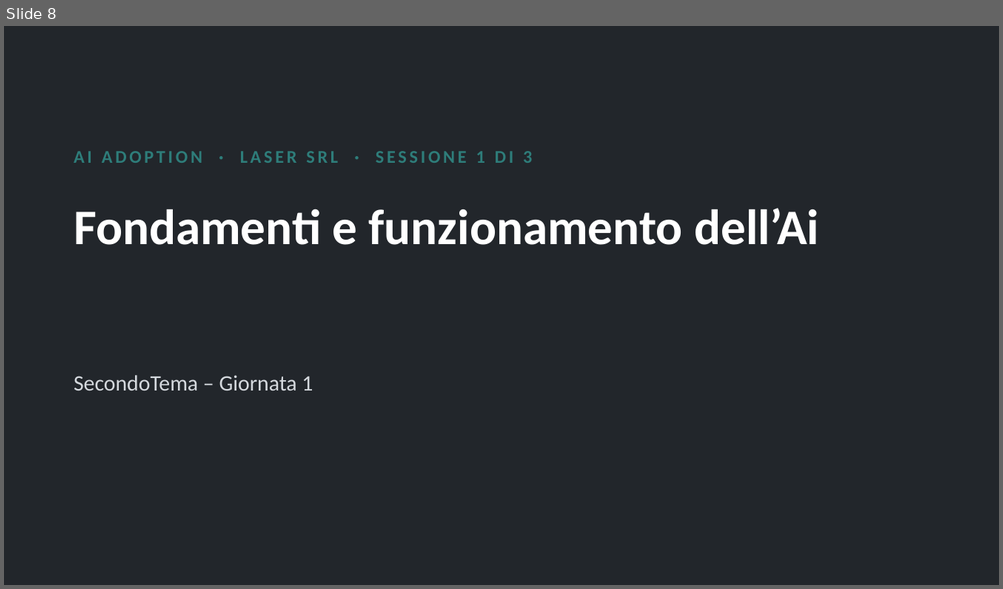
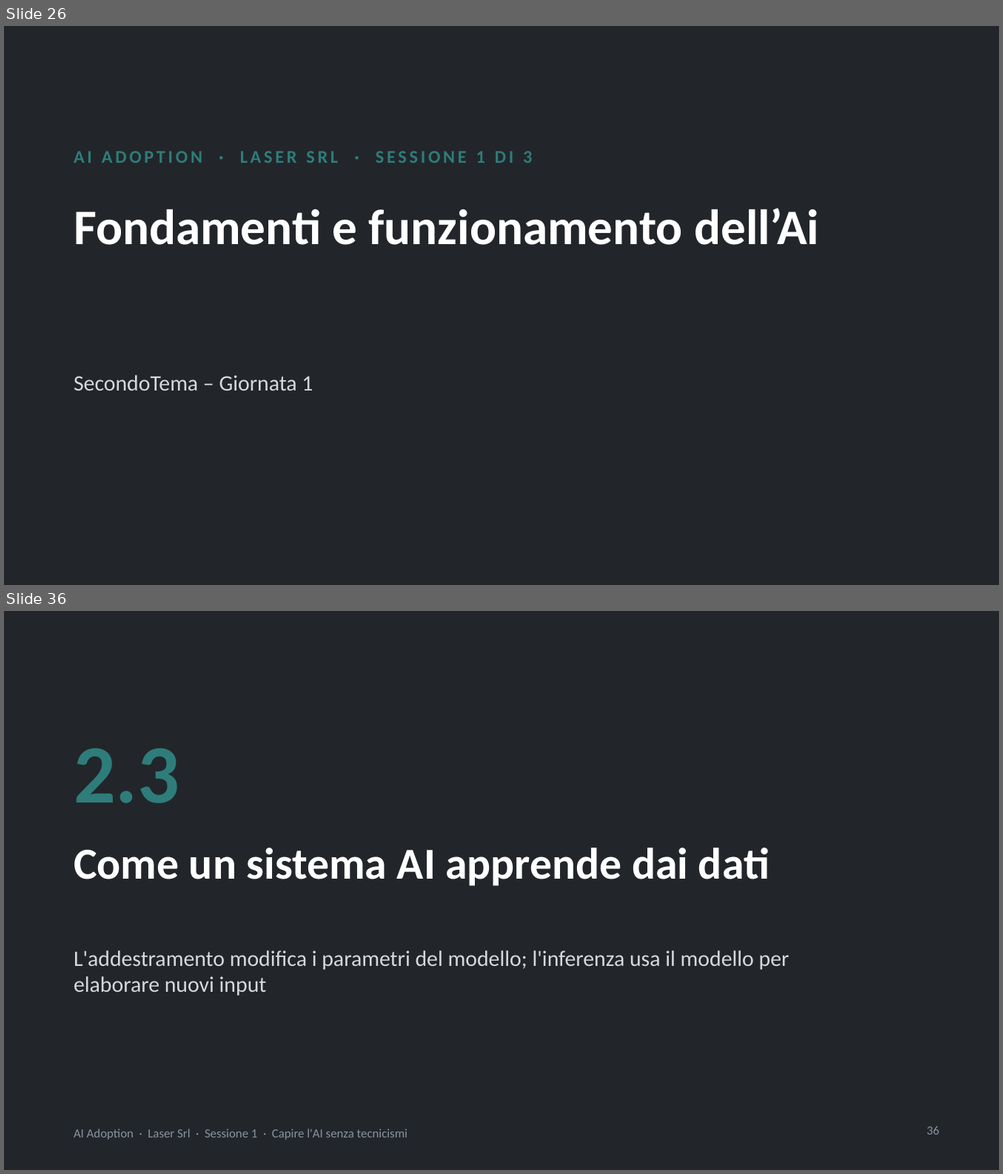
Before and after one commit to NetAi-IT/Formazione-AI-Literacy-Official, a slide deck: Formazioni/2026-10_LaserSrl_AI_Adoption/slide/Sessione1_slide_nuove_Laser.pptx. Shown one above the other, each under a label of ours: slide 8 before the commit, slides 26 and 36 after it; the slides between them are not shown. The pictures are 1003x589 and 1003x1174 pixels, drawn with LibreOffice and Linux fonts; fonts in the diff are those of the drawing. Boxes give left, top, right and bottom in pixels: in the first picture for what was removed or moved away, otherwise in the second. Text is boxed around its words. In the diff, an @@ line names an element or a change of style, - is before the commit and + after.

```diff
--- a/Formazioni/2026-10_LaserSrl_AI_Adoption/slide/Sessione1_slide_nuove_Laser.pptx
+++ b/Formazioni/2026-10_LaserSrl_AI_Adoption/slide/Sessione1_slide_nuove_Laser.pptx
@@ slide 36 added at (4, 611, 999, 1170), background #22262B @@
@@ text added at (74, 749, 179, 803), 60 pt, text #2E7D7A, bold @@
+2.3
@@ title added at (74, 848, 769, 886), 32 pt, text #FFFFFF, bold @@
+Come un sistema AI apprende dai dati
@@ text added at (74, 951, 789, 996), 16 pt, text #D5D9DE @@
+L'addestramento modifica i parametri del modello; l'inferenza usa il modello per elaborare nuovi input
@@ text added at (74, 1129, 407, 1140), 9 pt, text #8A939E @@
+AI Adoption · Laser Srl · Sessione 1 · Capire l'AI senza tecnicismi
@@ page number added at (926, 1126, 939, 1135), 9 pt, text #8A939E @@
+36
@@ what was slide 8 is now slide 26 @@
```
Also in this commit, not shown: 1 slide changed, 80 other slides added, 7 other files.
